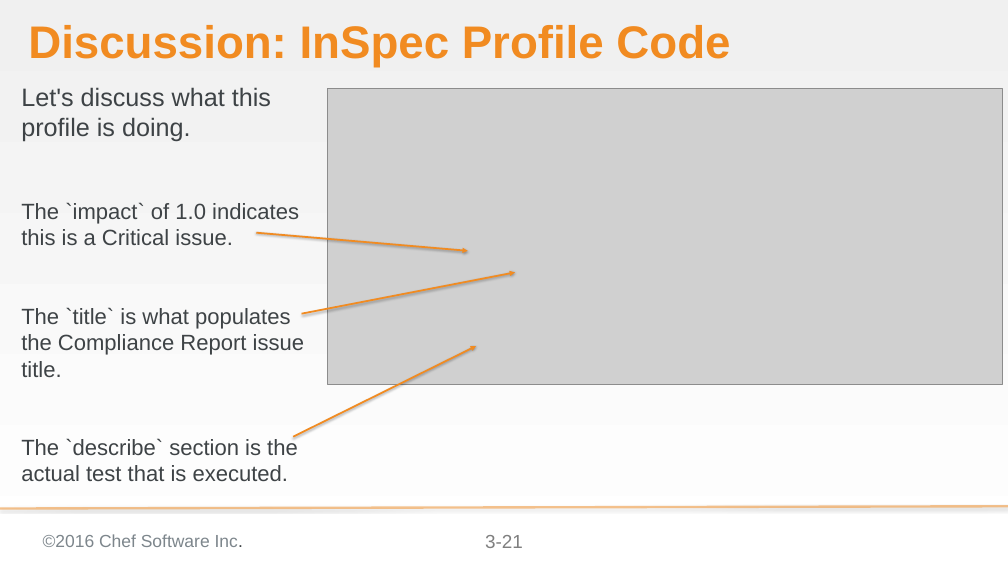
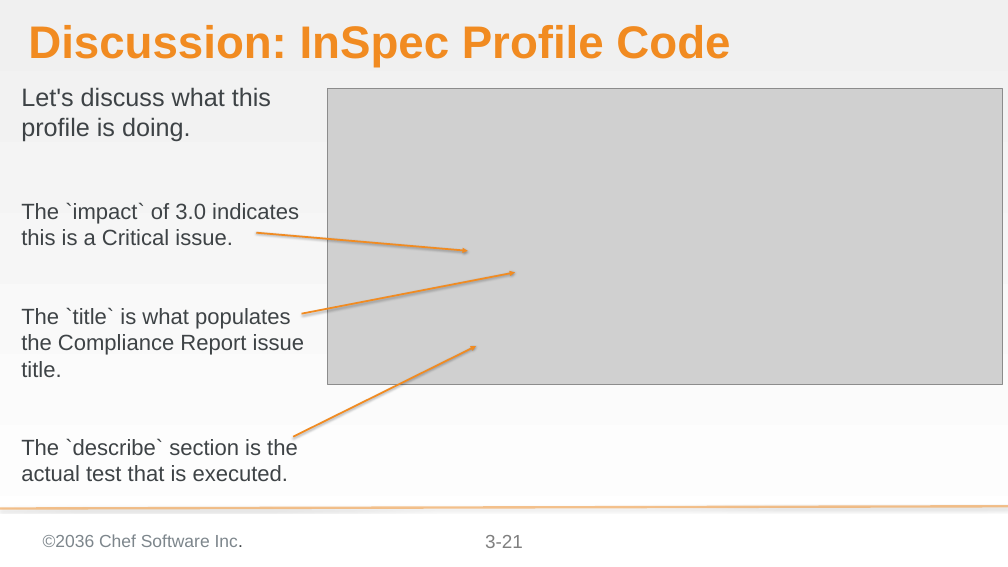
Before and after one commit to bchamby/chef-compliance-installation-configuration-operation, a slide deck: slide 21 of 03-initial-configuration-scans.pptx. Drawn at 1008x567 pixels with LibreOffice and Linux fonts; fonts in the diff are those of the drawing; grey boxes stand for pictures; background and template pictures are left out. Boxes give left, top, right and bottom in pixels: in the first picture for what was removed or moved away, otherwise in the second. Text is boxed around its words. In the diff, an @@ line names an element or a change of style, - is before the commit and + after.

Commit message:
finished InSpec CLI lab part

```diff
--- a/03-initial-configuration-scans.pptx
+++ b/03-initial-configuration-scans.pptx
@@ text at (x1=21, y1=202, x2=299, y2=245): text changed @@
-The `impact` of 1.0 indicates this is a Critical issue.
+The `impact` of 3.0 indicates this is a Critical issue.
@@ text at (x1=43, y1=534, x2=243, y2=547): text changed @@
-©2016 Chef Software Inc.
+©2036 Chef Software Inc.
```
Also in this commit, not shown: 54 other slides changed, 5 slides added, 3 slides removed.
